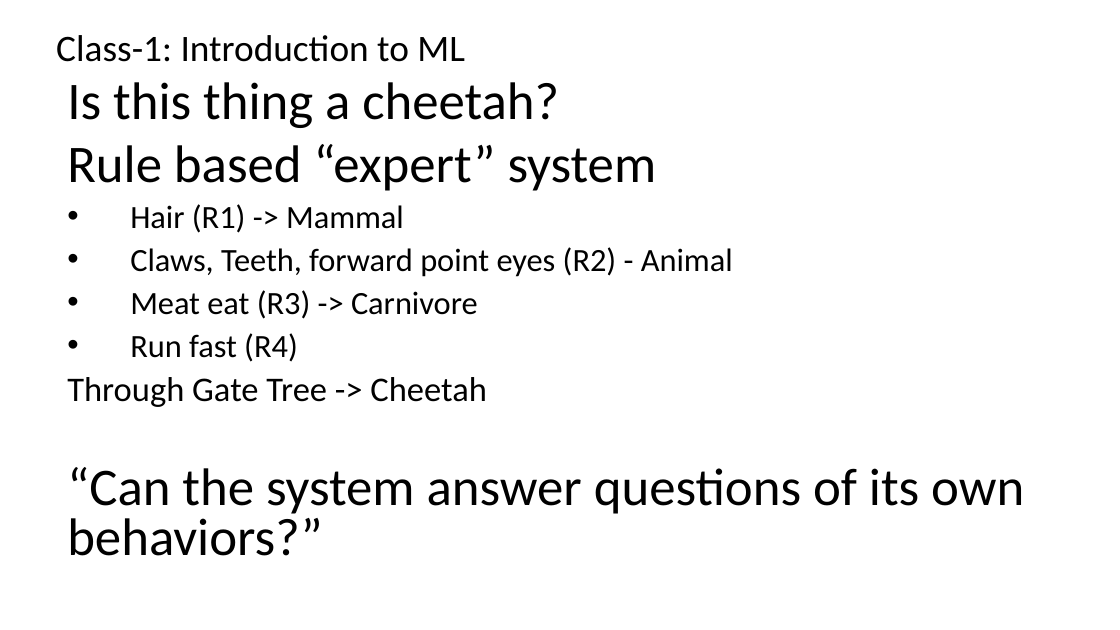
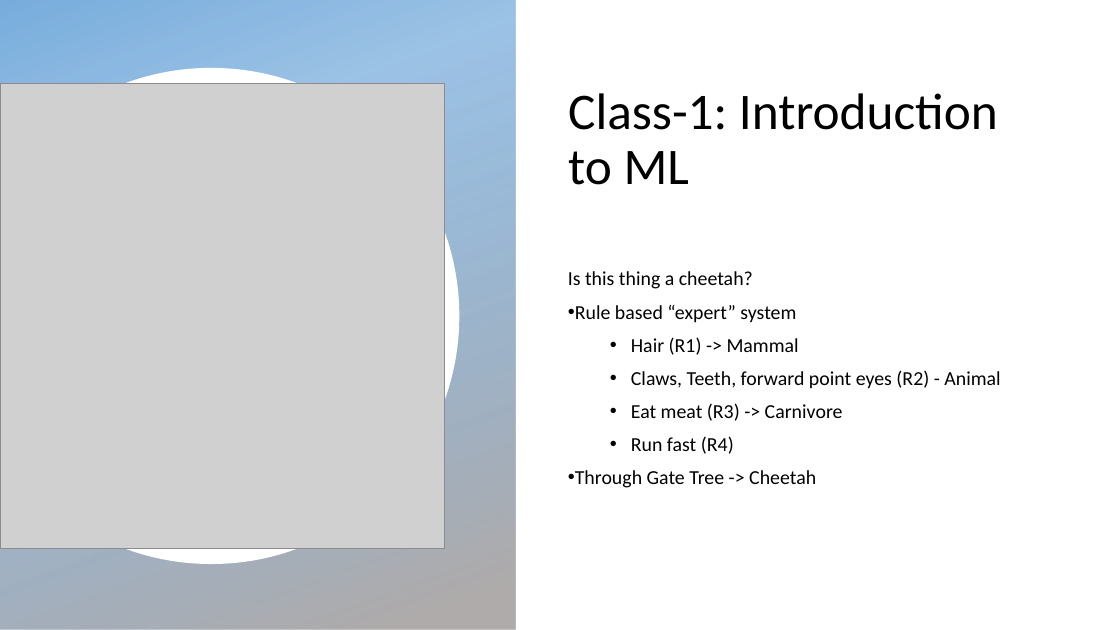
Before and after one commit to renshan2/accesspy, a slide deck: slide 4 of AI-ML-DL/Machine Learning.pptx (slide 5 before the commit). Drawn at 1120x630 pixels with LibreOffice and Linux fonts; fonts in the diff are those of the drawing; grey boxes stand for pictures; background and template pictures are left out. Boxes give left, top, right and bottom in pixels: in the first picture for what was removed or moved away, otherwise in the second. Text is boxed around its words. In the diff, an @@ line names an element or a change of style, - is before the commit and + after.

```diff
--- a/AI-ML-DL/Machine Learning.pptx
+++ b/AI-ML-DL/Machine Learning.pptx
@@ rectangle added at <box>0,0,516,630</box>, fill gradient #5B9BD5 to #AFABAB @@
@@ freeform shape added at <box>0,68,460,565</box>, fill #FFFFFF @@
@@ picture added at <box>0,83,444,549</box> @@
@@ text "Class-1: Introduction to ML": place and size @@
-text "Class-1: Introduction to ML" at <box>56,35,465,62</box>
+text "Class-1: Introduction to ML" at <box>568,93,998,185</box>
@@ text "Class-1: Introduction to ML" at <box>568,93,998,185</box>: size 32 to 44 pt; line spacing 1 to 0.9; more space between paragraphs; vertical alignment top to middle @@
@@ subtitle "Is this thing a cheetah?": place and size @@
-subtitle "Is this thing a cheetah?" at <box>67,82,1024,556</box>
+subtitle "Is this thing a cheetah?" at <box>568,271,1000,488</box>
@@ subtitle "Is this thing a cheetah?" at <box>568,271,1000,488</box>: vertical alignment top to middle @@
@@ subtitle at <box>568,271,1000,488</box>: size 45.3 to 17 pt in "Is this thing a cheetah?", "Rule based “expert” system"; size 27.8 to 17 pt in "Hair (R1) -> Mammal", "Claws, Teeth, forward point eyes (R2) - ...", "Run fast (R4)"; size 29.6 to 17 pt in "Through Gate Tree -> Cheetah"; line spacing 0.8 to 0.9; bullet none to •; indent changed @@
@@ subtitle at <box>631,403,843,421</box>: text changed; size 27.8 to 17 pt @@
-• Meat eat (R3) -> Carnivore
+• Eat meat (R3) -> Carnivore
@@ subtitle at <box>67,467,1024,556</box>: paragraph removed @@
-“Can the system answer questions of its own behaviors?”
```
Also in this commit, not shown: 5 other slides changed, 4 slides added, 1 slide removed, 3 other files.
